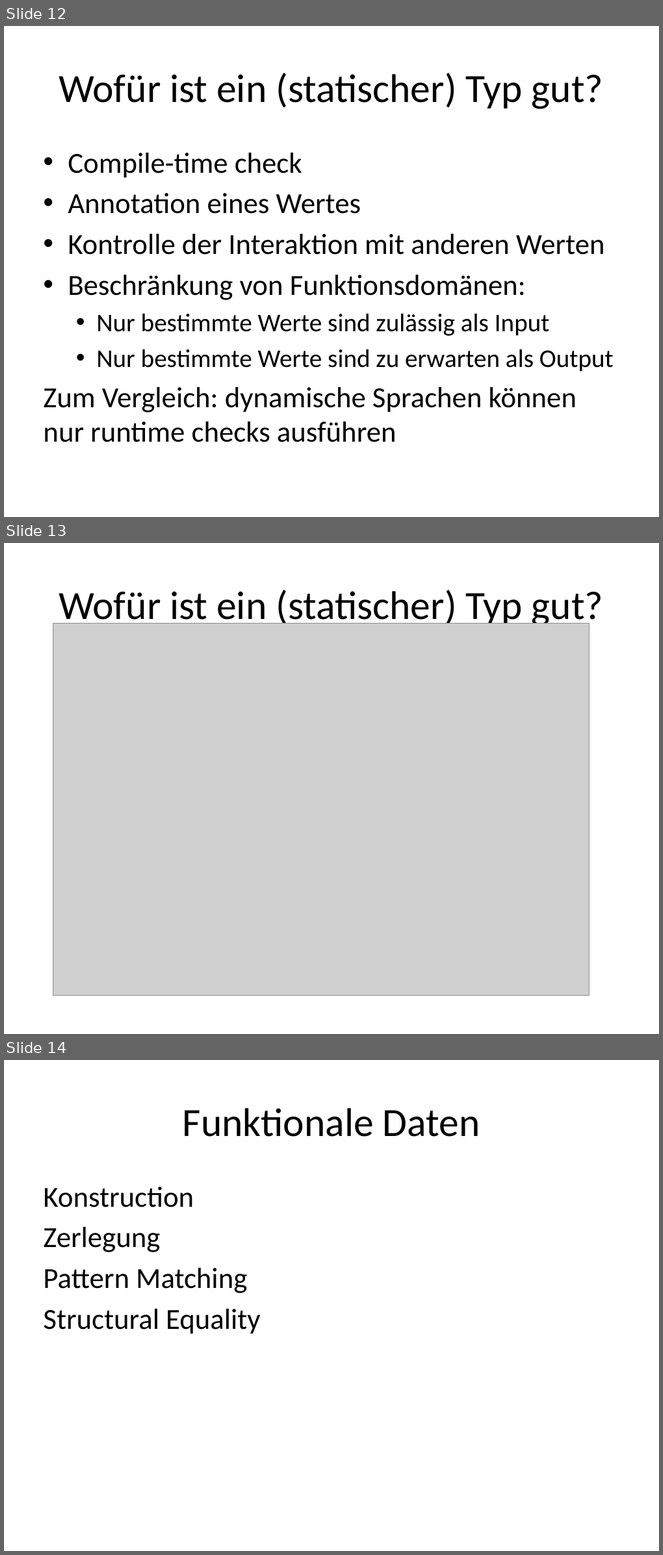
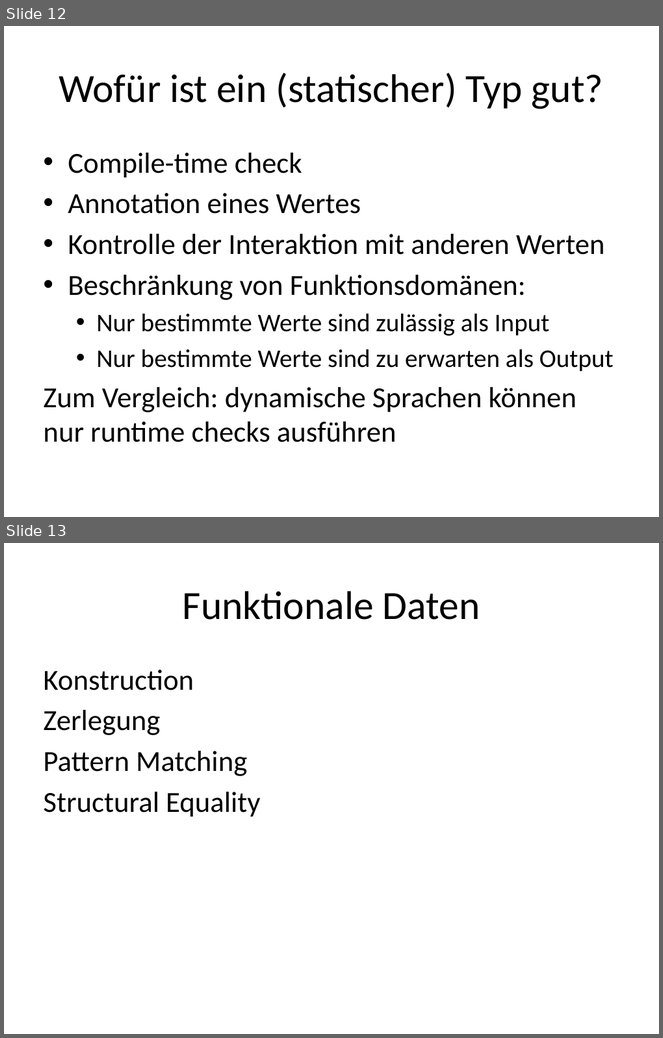
Before and after one commit to nasserbrake/Spartakiade2017, a slide deck: FSharp.pptx. Shown one above the other, each under a label of ours: slides 12, 13 and 14 before the commit, slides 12 and 13 after it. The pictures are 663x1555 and 663x1038 pixels, drawn with LibreOffice and Linux fonts; fonts in the diff are those of the drawing; grey boxes stand for pictures. Boxes give left, top, right and bottom in pixels: in the first picture for what was removed or moved away, otherwise in the second. Text is boxed around its words. In the diff, an @@ line names an element or a change of style, - is before the commit and + after.

```diff
--- a/FSharp.pptx
+++ b/FSharp.pptx
@@ slide 13 removed at bbox=[4, 543, 659, 1034], background #FFFFFF @@
@@ title removed at bbox=[59, 590, 603, 629] @@
-Wofür ist ein (statischer) Typ gut?
@@ picture removed at bbox=[53, 624, 590, 996] @@
@@ what was slide 14 is now slide 13 @@
```
Also in this commit, not shown: 1 slide changed, 1 slide added, 2 other files.
